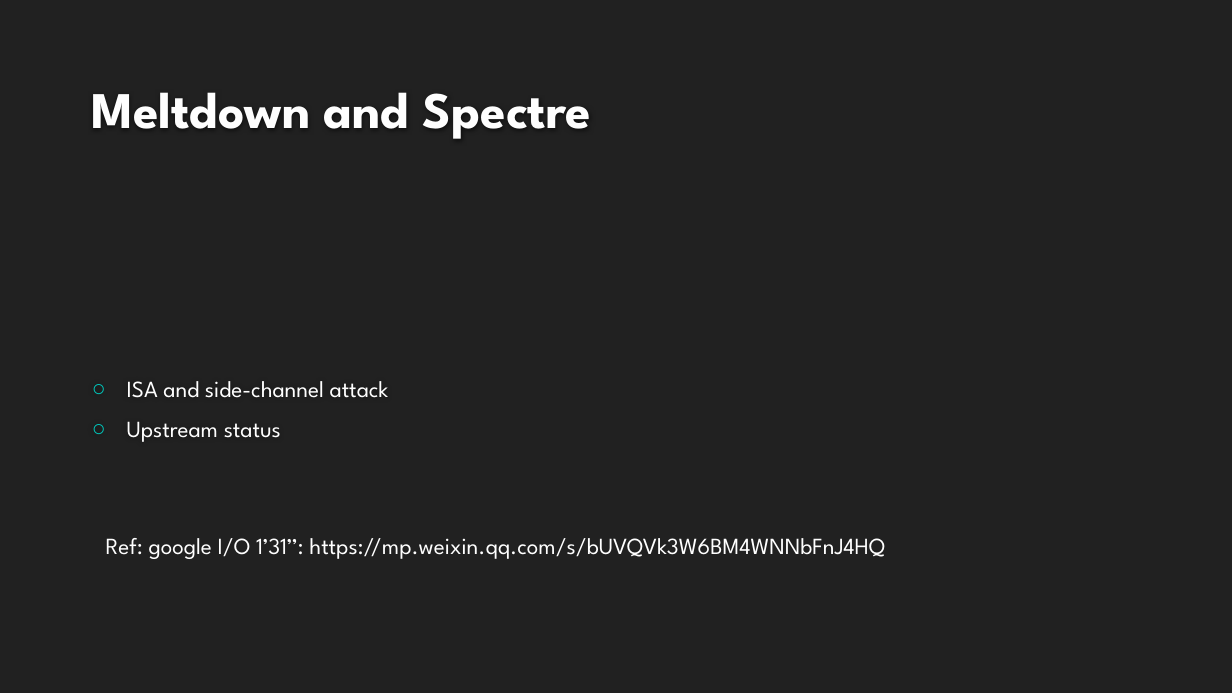
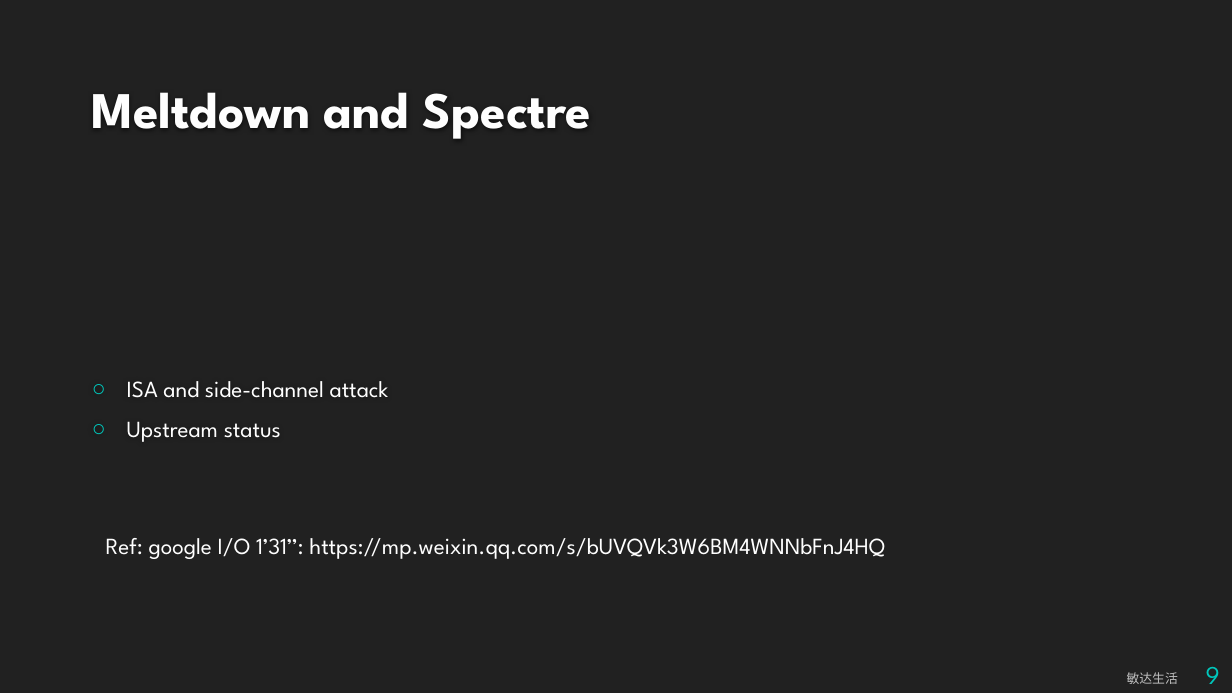
Before and after one commit to bjzhang/bjzhang.github.io, a slide deck: slide 9 of _drafts/Recent_Linux_kernel.pptx (slide 8 before the commit). Drawn at 1232x693 pixels with LibreOffice and Linux fonts; fonts in the diff are those of the drawing; background and template pictures are left out. Boxes give left, top, right and bottom in pixels: in the first picture for what was removed or moved away, otherwise in the second. Text is boxed around its words. In the diff, an @@ line names an element or a change of style, - is before the commit and + after.

```diff
--- a/_drafts/Recent_Linux_kernel.pptx
+++ b/_drafts/Recent_Linux_kernel.pptx
@@ text added at [1127, 672, 1178, 684], 10 pt, text #BFBFBF @@
+敏达生活
@@ page number added at [1206, 667, 1220, 684], 20 pt, text #00C6BB @@
+9
```
Also in this commit, not shown: 15 other slides changed, 1 slide added, 1 slide removed, 2 other files.
